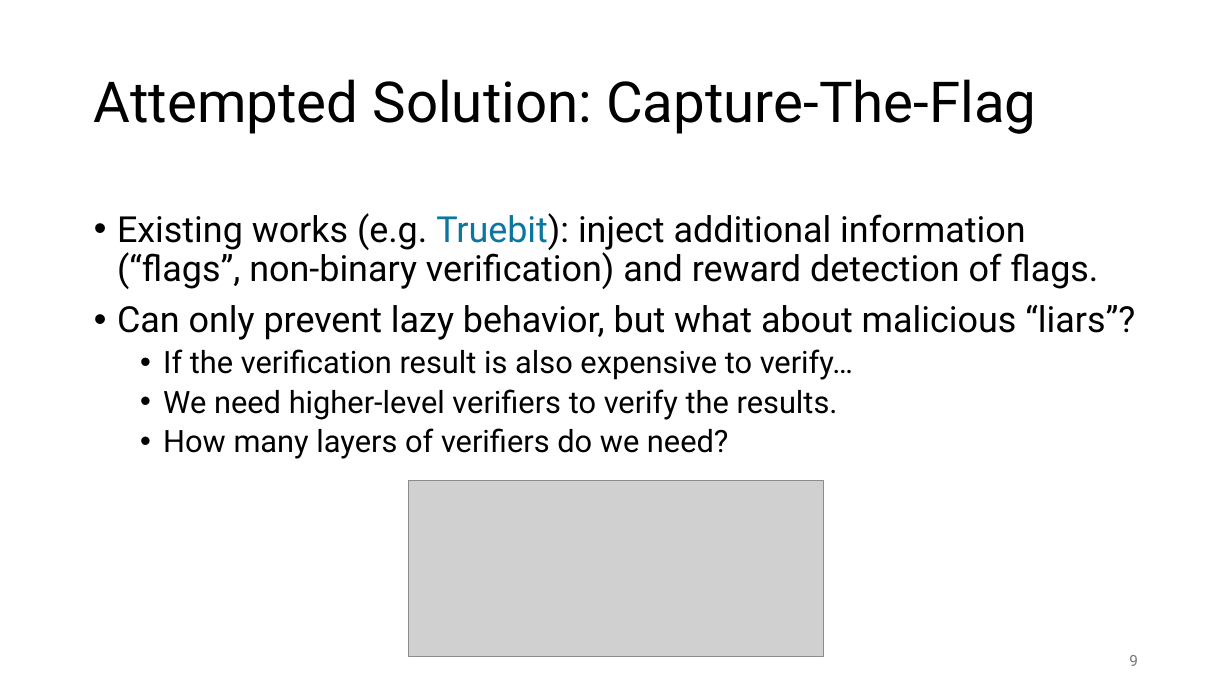
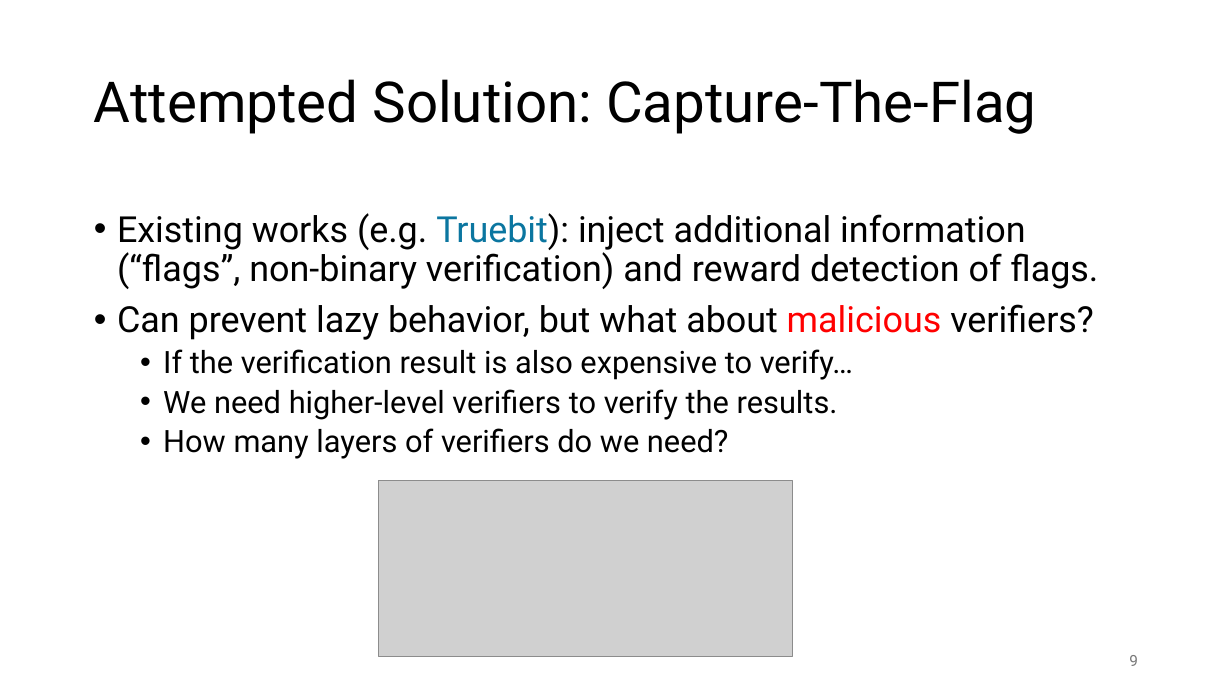
Before and after one commit to wiku30/wiku30.github.io, a slide deck: slide 9 of 2024/VeriPP/VeriPP_informs.pptx. Drawn at 1232x693 pixels with LibreOffice and Linux fonts; fonts in the diff are those of the drawing; grey boxes stand for pictures. Boxes give left, top, right and bottom in pixels: in the first picture for what was removed or moved away, otherwise in the second. Text is boxed around its words. In the diff, an @@ line names an element or a change of style, - is before the commit and + after.

```diff
--- a/2024/VeriPP/VeriPP_informs.pptx
+++ b/2024/VeriPP/VeriPP_informs.pptx
@@ text at [117,304,1094,340]: text changed @@
-• Can only prevent lazy behavior, but what about malicious “liars”?
+• Can prevent lazy behavior, but what about malicious verifiers?
@@ picture: place and size @@
-picture at [409,481,823,656]
+picture at [379,481,793,656]
```
Also in this commit, not shown: 9 other slides changed, 1 slide added, 1 slide removed.
